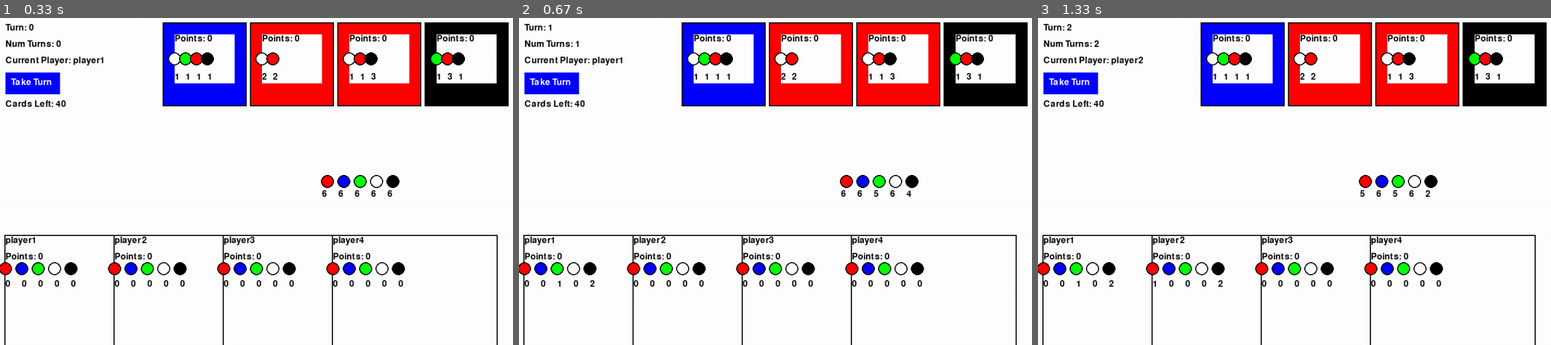
Above: before the commit, frames 1-3 (left to right).
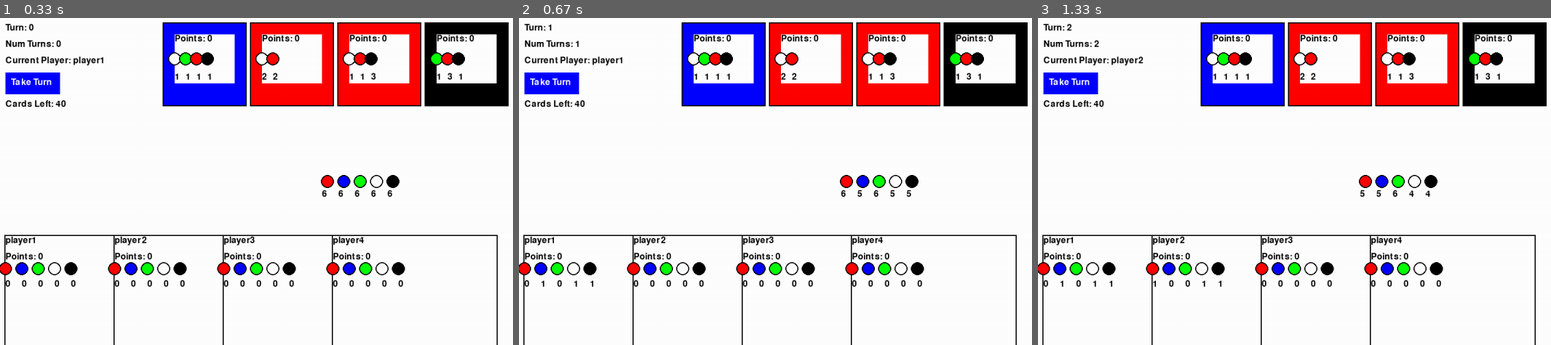
Above: after the commit, the same moments.

Repository: pmargani/Splendor
Game: pygame game, started from SplendorPyGame.py
The game is run twice, just before and just after one commit, with the same random seed, the same clock (stepped at 60 frames per second) and the same inputs.
Inputs:
- Up to frame 1 (0.33 s): no input
- Up to frame 2 (0.67 s): click "Take Turn" at 0.38 s
- Up to frame 3 (1.33 s): click "Take Turn" at 0.72 s

Frame 1 is identical in both runs. In frame 2, 0.1% of the frame differs, in the area x 4-77%, y 52-83%; in frame 3, 0.1%.

Commit message:
fixed bug in take_random_coins

Diff:
--- a/Splendor.py
+++ b/Splendor.py
@@ -5,6 +5,9 @@
 
 from CardsLevel0 import AllCardsLevel0
 
+RANDOM_STRATEGY = "RANDOM"
+CHEAPEST_STRATEGY = "CHEAPEST"
+STRATEGIES = [RANDOM_STRATEGY, CHEAPEST_STRATEGY]
 
 COLORS = ["red", "blue", "green", "white", "black"]
 
@@ -56,8 +59,9 @@
         return f"Noble(points={self.points}, colors={self.colors}, owner={self.owner})"
 
 class Player:
-    def __init__(self, name: str):
+    def __init__(self, name: str, strategy: str = RANDOM_STRATEGY):
         self.name = name
+        self.strategy = strategy
         self.coins = []
         self.cards = []
         self.nobles = []
@@ -280,12 +284,17 @@
             bool: True if a coin was successfully taken, False otherwise.
         """
         took_coin = None
-        for _ in range(self.max_coins_per_turn):
+        coins_taken = []
+        for i in range(self.max_coins_per_turn):
+            # print(f"coinTake: {i}")
             if current_player.can_take_coin():
-
-                took_coin = self.take_random_coin(current_player, self.color_with_no_coins())
+                disallowed = self.color_with_no_coins() + coins_taken
+                took_coin = self.take_random_coin(current_player, disallowed_colors=disallowed)
+                # print(f"took_coin: {took_coin}")
                 if not took_coin:
                     break
+                # ensures we don't take that color again this turn
+                coins_taken.append(took_coin.color)
             else:
                 break
         return took_coin
@@ -297,7 +306,21 @@
         color = random.choice(available_colors)
         return self.take_coin_of_color(current_player, color)
 
+
     def buy_random_card(self, current_player):
+        """
+        Attempts to buy a random card for the current player.
+        This method iterates through the available card levels and visible cards,
+        checking if the current player can buy any of the cards. If a card can be
+        bought, it is purchased and a message is printed indicating the purchase.
+        If the player cannot buy a card, a message is printed indicating the
+        player's inability to buy the card.
+        Args:
+            current_player (Player): The player attempting to buy a card.
+        Returns:
+            bool: True if a card was successfully bought, False otherwise.
+        """
+
         for level in range(self.num_card_levels):
             for card in self.cards[level][:self.num_cards_visible]:
                 if self.can_buy_card(current_player, card):
@@ -455,12 +478,8 @@
     def take_turn(self):
         """
         Executes the actions for the current player's turn.
-        The current player is determined and their turn is announced. The player
-        will attempt to buy the most expensive card possible. If they cannot buy
-        a card, they will take coins instead.
-        Strategy:
-        - Buy the most expensive card possible.
-        - If unable to buy a card, take coins for the card last viewed.
+        The current player is determined and their turn is announced.
+        The player's strategy is checked, and the appropriate action is taken.
         Returns:
             None
         """
@@ -469,29 +488,28 @@
         self.current_player = current_player
         print(f"{current_player.name}'s turn")
 
-        # Here is where strategy comes into play.
-        # For now we are taking the simplest strategy
-        # of always buying the most expensive card possible,
-        # otherwise taking coins (strategy TBD)
-        # bought_card, last_card_viewed = self.buy_most_expensive_card(current_player)
+        if current_player.strategy == RANDOM_STRATEGY:
+            self.take_turn_random_strategy(current_player)
+        else:
+            raise "Only one supported strategy currently"
+
+    def take_turn_random_strategy(self, current_player):
+        """
+        Executes a turn for the given player using a random strategy.
+
+        The player will first attempt to buy a random card. If no card is bought,
+        the player will then take random coins.
+
+        Args:
+            current_player (Player): The player whose turn it is to take an action.
+
+        Returns:
+            None
+        """
+
         bought_card = self.buy_random_card(current_player)
-        # print(f"last card viewed: {last_card_viewed}")
-        took_coin = False
         if not bought_card:
-            # took_coin = self.take_coins(current_player)
-            # took_coin = self.take_coins_for_card(current_player, last_card_viewed)
-            took_coin = self.take_random_coins(current_player)
-
-
-        # Example action: player buys a card if they have enough coins
-        # if not took_coin:
-        #     for card in self.cards:
-        #         if self.can_buy_card(current_player, card):
-        #             current_player.add_card(card)
-        #             self.cards.remove(card)
-        #             print(f"{current_player.name} buys {card}")
-        #             break
-
+            self.take_random_coins(current_player)
 
     def play_game(self, interactive=True):
         """
